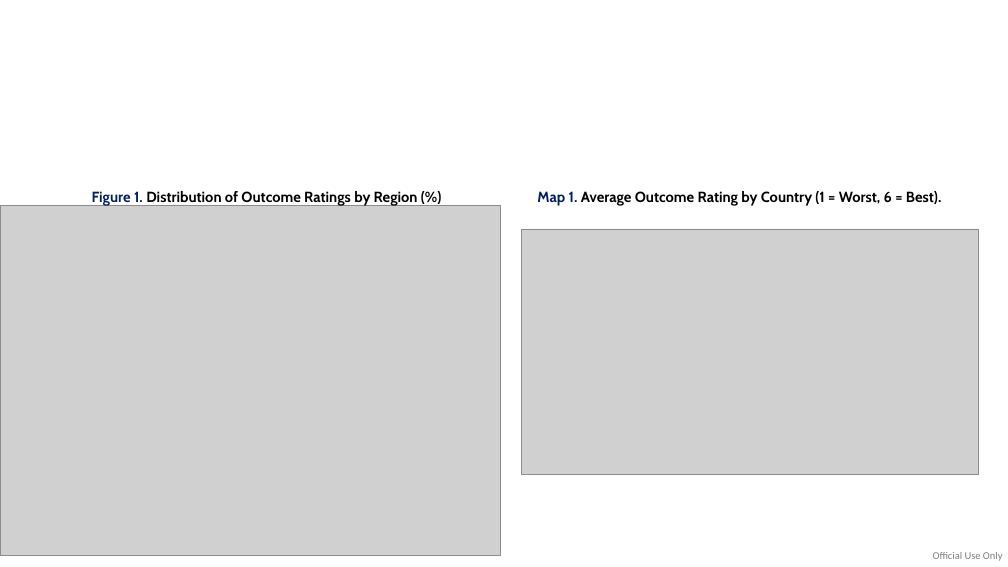
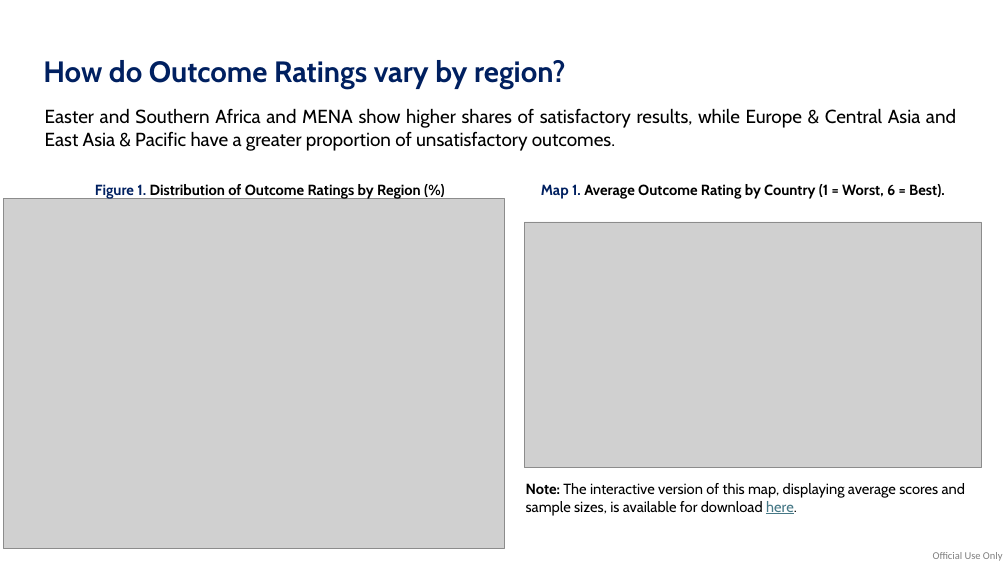
Before and after one commit to diegopaal/IEG-Interview, a slide deck: slide 3 of 3_Outputs/Diego Parra - IEG Interview.pptx (slide 1 before the commit). Drawn at 1008x567 pixels with LibreOffice and Linux fonts; fonts in the diff are those of the drawing; grey boxes stand for pictures. Boxes give left, top, right and bottom in pixels: in the first picture for what was removed or moved away, otherwise in the second. Text is boxed around its words. In the diff, an @@ line names an element or a change of style, - is before the commit and + after.

```diff
--- a/3_Outputs/Diego Parra - IEG Interview.pptx
+++ b/3_Outputs/Diego Parra - IEG Interview.pptx
@@ text added at [43, 60, 565, 89], 28 pt, text #002060, bold @@
+How do Outcome Ratings vary by region?
@@ text added at [45, 108, 956, 151], 18 pt, text #000000 @@
+Easter and Southern Africa and MENA show higher shares of satisfactory results, while Europe & Central Asia and East Asia & Pacific have a greater proportion of unsatisfactory outcomes.
@@ 2 texts, 1 picture: place and size @@
-2 texts, 1 picture at [92, 190, 979, 475]
+2 texts, 1 picture at [95, 184, 982, 468]
@@ picture: place and size @@
-picture at [0, 206, 501, 557]
+picture at [3, 198, 504, 549]
@@ text added at [526, 483, 965, 516], 14 pt, text #000000 @@
+Note: The interactive version of this map, displaying average scores and sample sizes, is available for download here.
```
Also in this commit, not shown: 11 other slides changed, 3 slides added.
